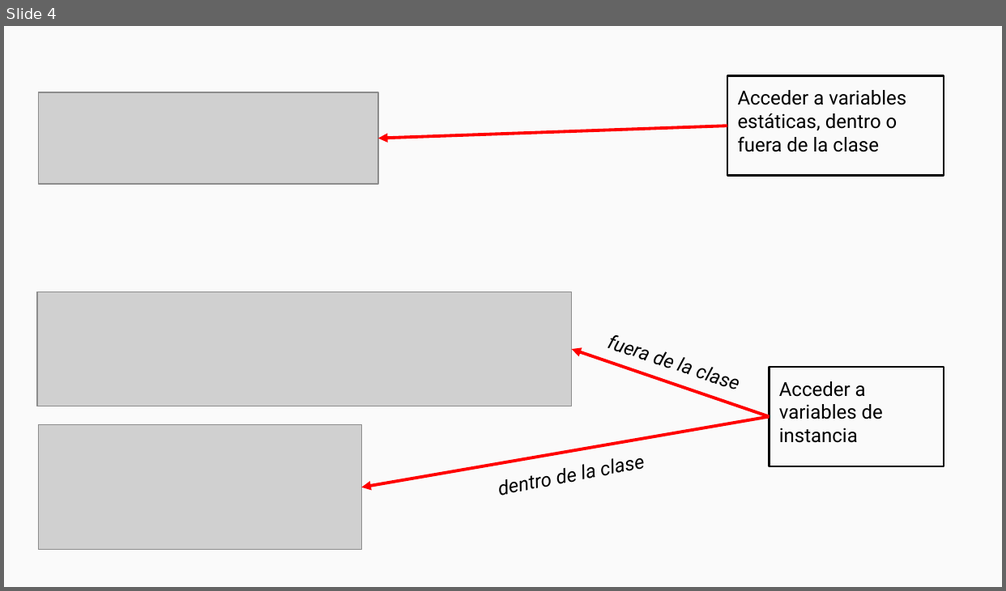
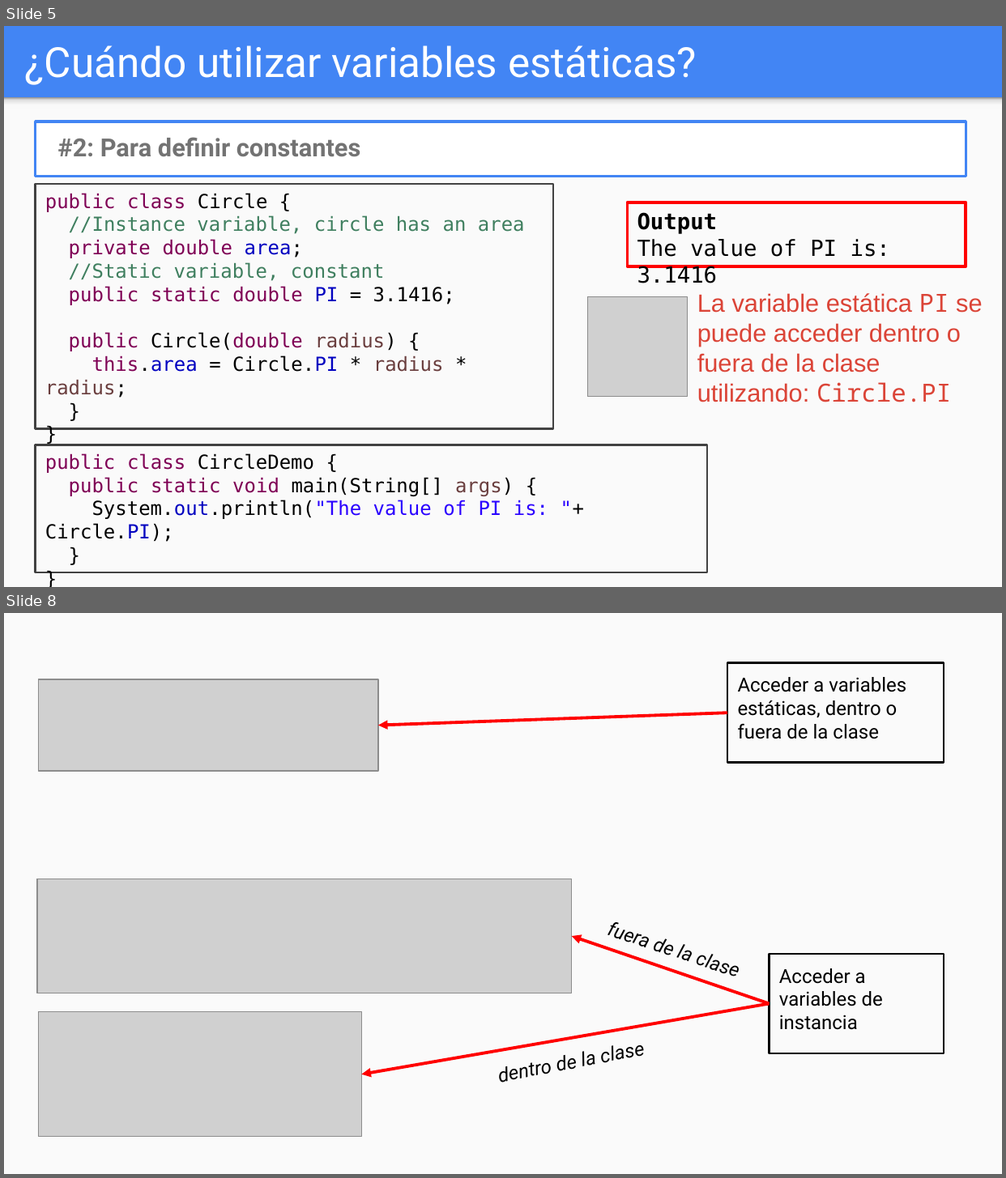
Before and after one commit to OMardil/INFO2, a slide deck: MOD06_Variables_y_metodos_estaticos/01 Presentacion/INFO2_MOD06-Variables_y_metodos_estaticos.pptx. Shown one above the other, each under a label of ours: slide 4 before the commit, slides 5 and 8 after it; the slides between them are not shown. The pictures are 1006x591 and 1006x1178 pixels, drawn with LibreOffice and Linux fonts; fonts in the diff are those of the drawing; grey boxes stand for pictures. Boxes give left, top, right and bottom in pixels: in the first picture for what was removed or moved away, otherwise in the second. Text is boxed around its words. In the diff, an @@ line names an element or a change of style, - is before the commit and + after.

```diff
--- a/MOD06_Variables_y_metodos_estaticos/01 Presentacion/INFO2_MOD06-Variables_y_metodos_estaticos.pptx
+++ b/MOD06_Variables_y_metodos_estaticos/01 Presentacion/INFO2_MOD06-Variables_y_metodos_estaticos.pptx
@@ slide 5 added at [4,26,1002,587], background #4285F4 @@
@@ title added at [25,45,697,85], 30 pt, text #FFFFFF @@
+¿Cuándo utilizar variables estáticas?
@@ rectangle added at [4,98,1002,587], fill #FAFAFA @@
@@ rectangle added at [4,98,1002,109], fill gradient #F9F9F9 to #DEDEDE to #999999 @@
@@ rectangle added at [35,122,965,177], fill #FFFFFF, outline #4285F4 2 pt, 18 pt, text #737373, bold @@
+#2: Para definir constantes
@@ rectangle added at [35,184,553,429], outline #424242 1.5 pt, 14 pt, text #3F7F5F @@
+public class Circle {
+//Instance variable, circle has an area
+private double area;
+//Static variable, constant
+public static double PI = 3.1416;
+public Circle(double radius) {
+this.area = Circle.PI * radius * radius;
+}
+}
@@ rectangle added at [628,203,966,267], outline #FF0000 2.25 pt, 16 pt, text #000000 @@
+Output
+The value of PI is: 3.1416
@@ picture added at [588,297,688,397] @@
@@ text added at [697,293,982,403], 18 pt, text #DB4437 @@
+La variable estática PI se puede acceder dentro o fuera de la clase utilizando: Circle.PI
@@ rectangle added at [35,445,706,573], outline #424242 1.5 pt, 14 pt, text #000000 @@
+public class CircleDemo {
+public static void main(String[] args) {
+System.out.println("The value of PI is: "+ Circle.PI);
+}
+}
@@ what was slide 4 is now slide 8 @@
```
Also in this commit, not shown: 9 slides changed, 4 other slides added, 1 slide removed, 9 other files.
